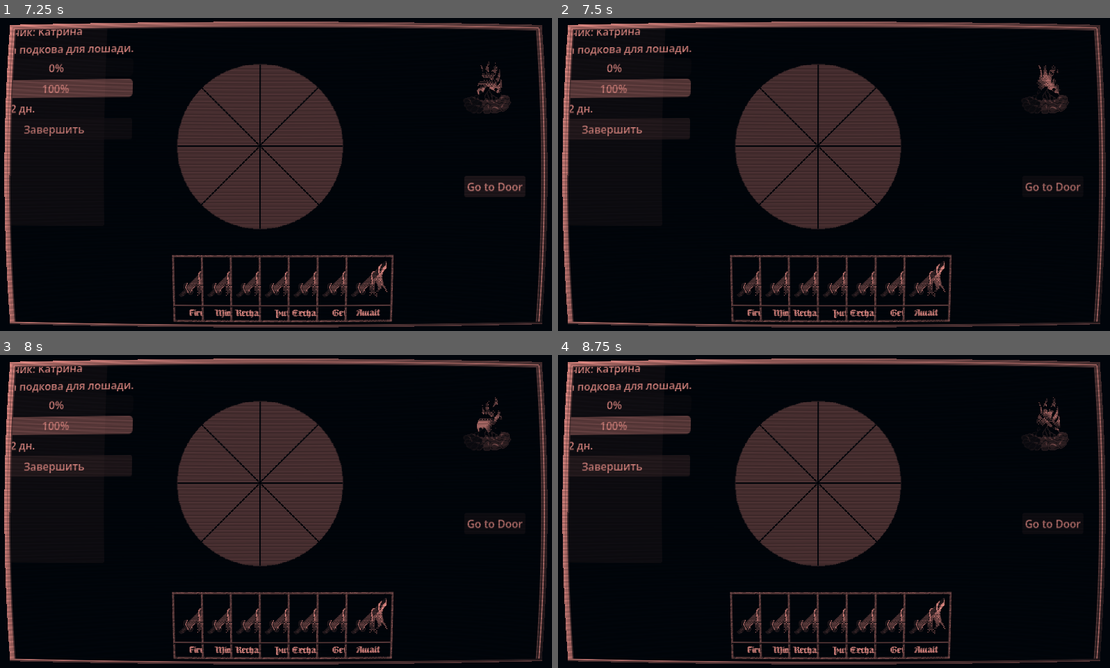
Above: before the commit, frames 1-4 (two rows, left to right).
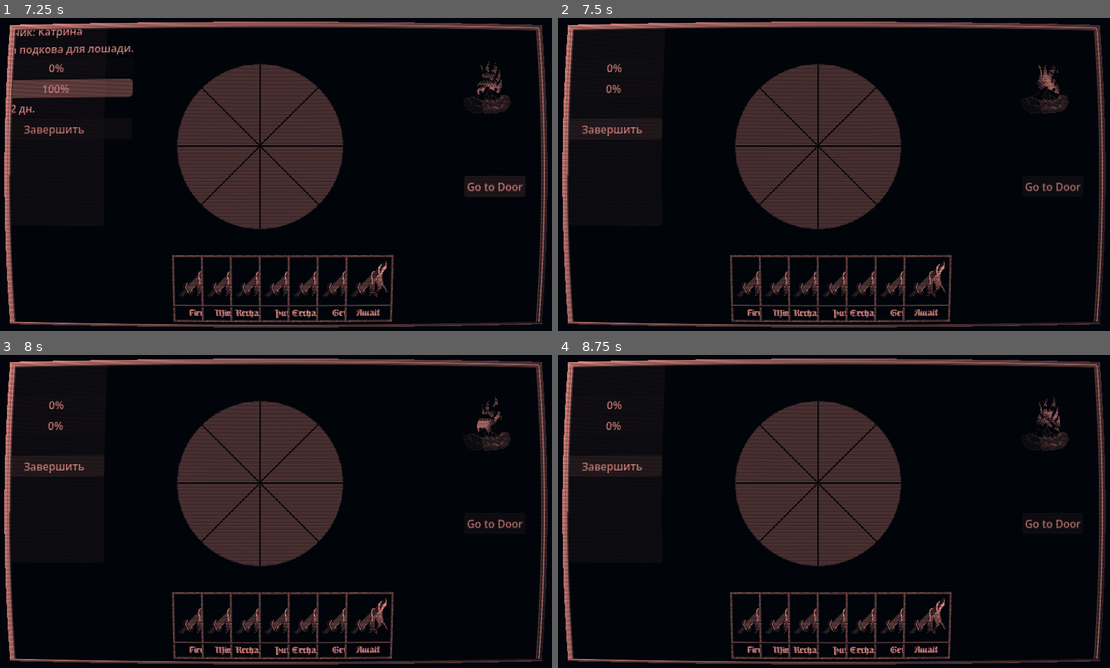
Above: after the commit, the same moments.

Repository: Blyaprint/10-ways
Game: Godot game, scene res://scenes/MainMenu.tscn
Two runs of this game, one before a commit and one after it. Both use one fixed random seed, a clock stepped at 60 frames per second and the inputs below.
Inputs (mouse positions are in pixels of both pictures, inside the frame that each line leads up to):
- Up to frame 1 (7.25 s): click "New game" at 0.5 s; click "Далее" at 1.25 s; click "Далее" at 2 s; click "Далее" at 2.75 s; tap Enter at 3.5 s; move the mouse to (397, 158) at 3.52 s; click (397, 158) at 3.67 s; click "Принять заказ" at 4.25 s; click "Go to Forge" at 5 s; click "Go to Door" at 5.75 s; click "Go to Door" at 6.5 s
- Up to frame 2 (7.5 s): click "Завершить" at 7.25 s
- Up to frame 3 (8 s): no input
- Up to frame 4 (8.75 s): click "Завершить" at 8 s

Frame 1 is identical in both runs. In frame 2, 2.0% of the frame differs, in the area x 2-25%, y 3-39%; in frame 3, 2.0%; in frame 4, 2.0%.

Commit message:
Wire existing order submit button

Diff:
--- a/scripts/main.gd
+++ b/scripts/main.gd
@@ -7,6 +7,11 @@
 
 
 func _ready() -> void:
+	if order_panel:
+		var submit_button := order_panel.get_node_or_null("Vbox/SubmitButton")
+		if submit_button and not submit_button.pressed.is_connected(_on_submit_button_pressed):
+			submit_button.pressed.connect(_on_submit_button_pressed)
+
 	if OrderManager.active_orders.size() > 0:
 		start_order(OrderManager.active_orders[0])
 	else:
